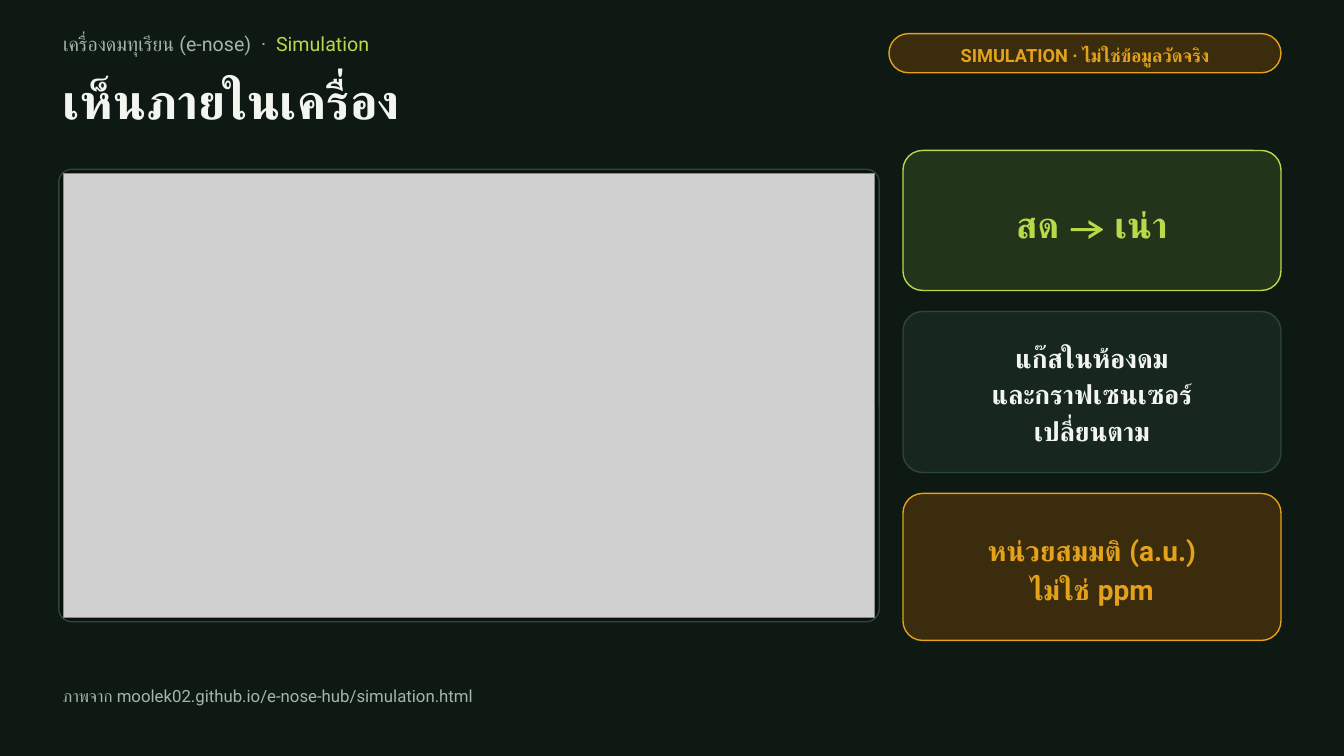
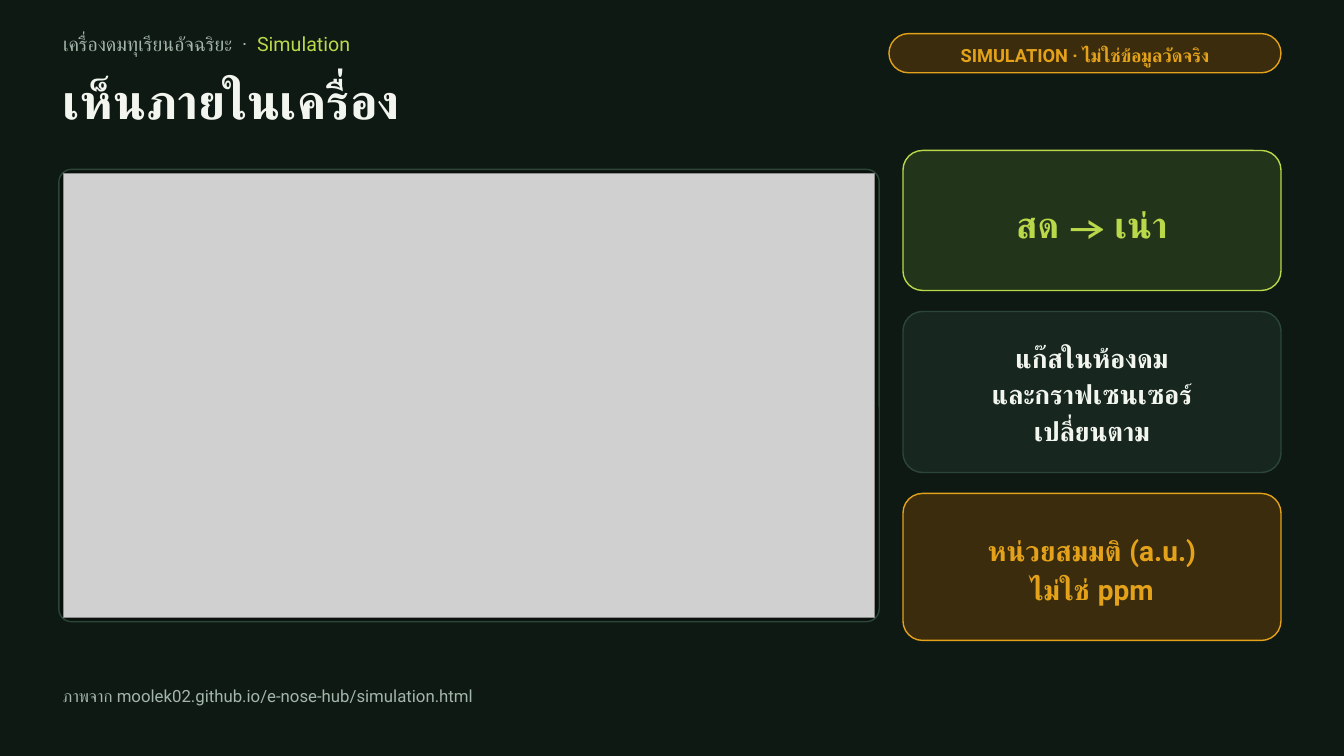
Before and after one commit to moolek02/e-nose-hub, a slide deck: slide 7 of docs/e-nose-pitch-deck-v2.pptx. Drawn at 1344x756 pixels with LibreOffice and Linux fonts; fonts in the diff are those of the drawing; grey boxes stand for pictures. Boxes give left, top, right and bottom in pixels: in the first picture for what was removed or moved away, otherwise in the second. Text is boxed around its words. In the diff, an @@ line names an element or a change of style, - is before the commit and + after.

```diff
--- a/docs/e-nose-pitch-deck-v2.pptx
+++ b/docs/e-nose-pitch-deck-v2.pptx
@@ text at (63,35,350,57): text changed @@
-เครื่องดมทุเรียน (e-nose) · Simulation
+เครื่องดมทุเรียนอัจฉริยะ · Simulation
```
Also in this commit, not shown: 14 other slides changed, 12 other files.
